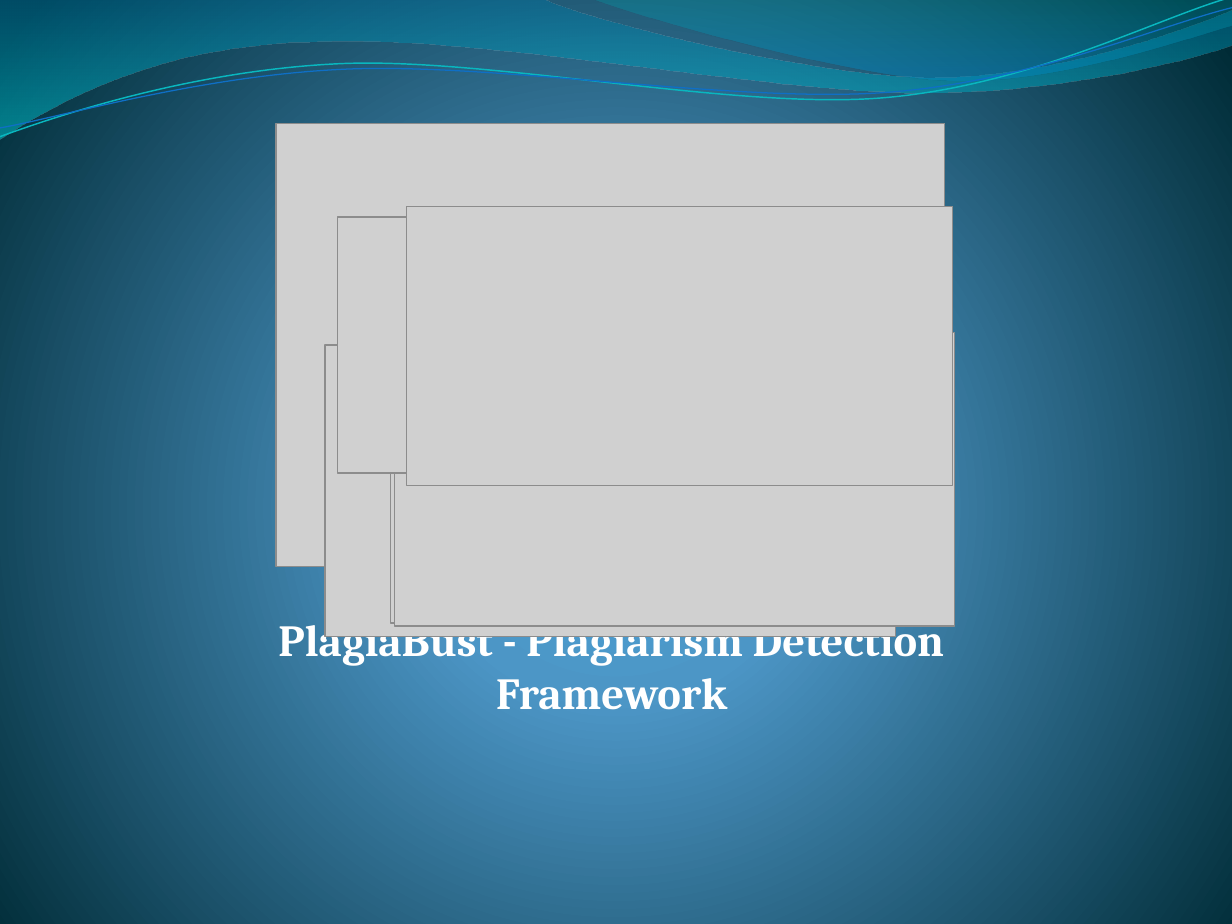
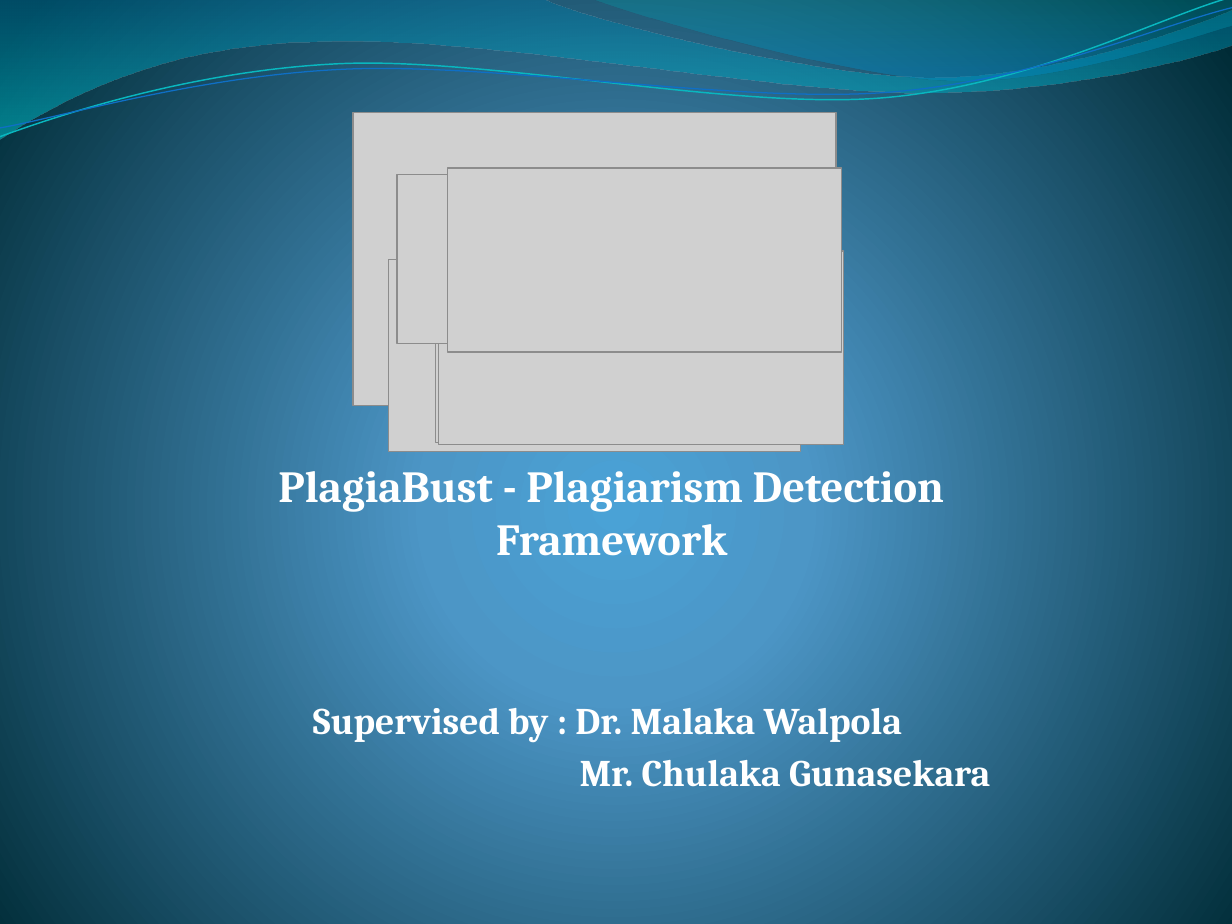
Before and after one commit to RizwanSaeedi/project-plagiabust, a slide deck: slide 1 of project docs/Final Presentation.pptx. Drawn at 1232x924 pixels with LibreOffice and Linux fonts; fonts in the diff are those of the drawing; grey boxes stand for pictures. Boxes give left, top, right and bottom in pixels: in the first picture for what was removed or moved away, otherwise in the second. Text is boxed around its words. In the diff, an @@ line names an element or a change of style, - is before the commit and + after.

```diff
--- a/project docs/Final Presentation.pptx
+++ b/project docs/Final Presentation.pptx
@@ picture: place and size @@
-picture at <box>276,123,945,567</box>
+picture at <box>352,113,835,407</box>
@@ picture: place and size @@
-picture at <box>338,217,839,473</box>
+picture at <box>397,175,759,344</box>
@@ picture: place and size @@
-picture at <box>407,207,952,487</box>
+picture at <box>447,168,841,351</box>
@@ picture: place and size @@
-picture at <box>325,345,896,637</box>
+picture at <box>388,259,801,451</box>
@@ picture: place and size @@
-picture at <box>391,335,954,622</box>
+picture at <box>435,253,841,442</box>
@@ picture: place and size @@
-picture at <box>394,333,955,626</box>
+picture at <box>439,251,844,445</box>
@@ subtitle "PlagiaBust - Plagiarism Detection Framework": place and size @@
-subtitle "PlagiaBust - Plagiarism Detection Framework" at <box>278,615,944,710</box>
+subtitle "PlagiaBust - Plagiarism Detection Framework" at <box>278,471,990,787</box>
@@ subtitle at <box>313,708,990,787</box>: paragraphs added @@
+Supervised by : Dr. Malaka Walpola
+Mr. Chulaka Gunasekara
```
Also in this commit, not shown: 24 other slides changed, 14 slides added, 8 slides removed.
